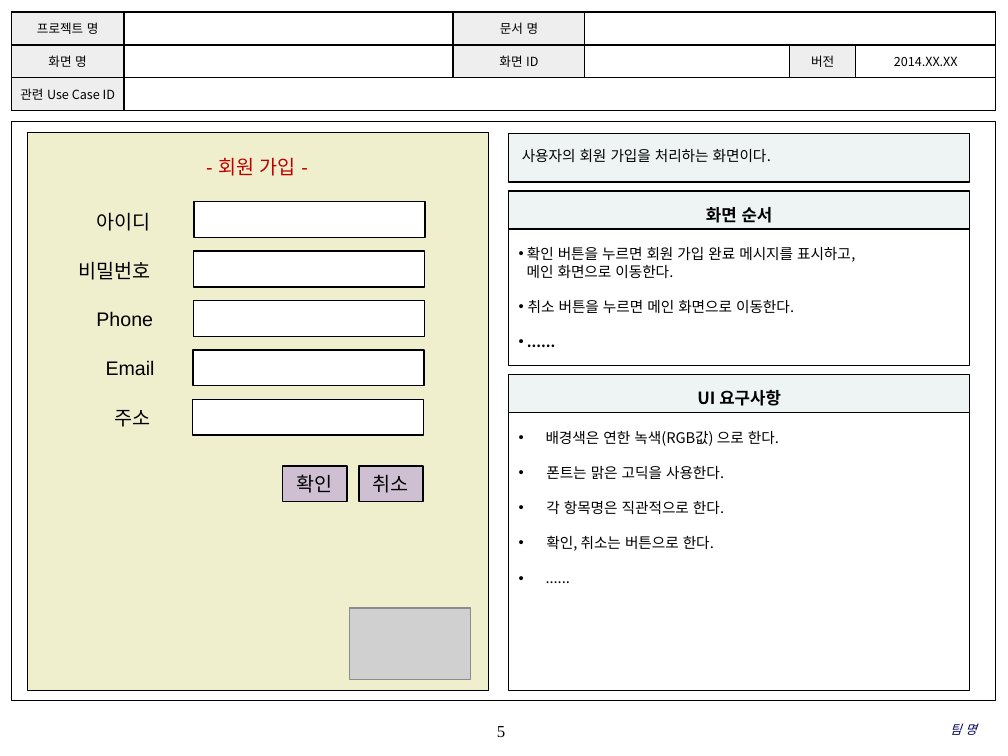
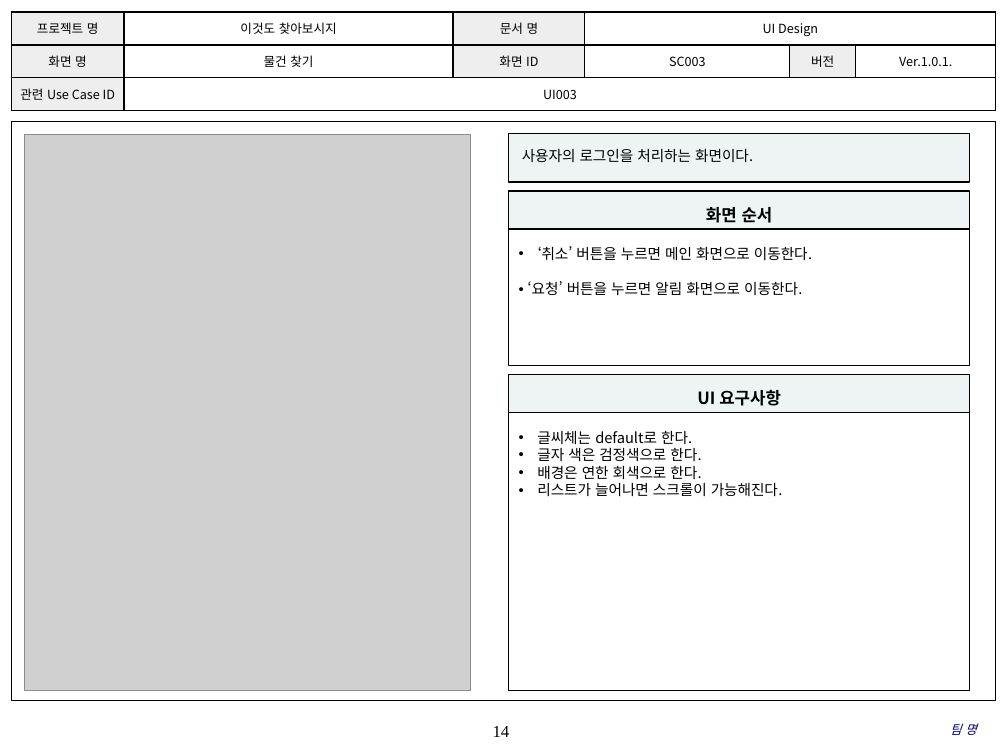
Before and after one commit to SMU-SE-Admin/2018_Capstone_D.VA_Doc, a slide deck: slide 14 of 03 설계/UI Design.pptx (slide 5 before the commit). Drawn at 1008x756 pixels with LibreOffice and Linux fonts; fonts in the diff are those of the drawing; grey boxes stand for pictures; background and template pictures are left out. Boxes give left, top, right and bottom in pixels: in the first picture for what was removed or moved away, otherwise in the second. Text is boxed around its words. In the diff, an @@ line names an element or a change of style, - is before the commit and + after.

```diff
--- a/03 설계/UI Design.pptx
+++ b/03 설계/UI Design.pptx
@@ table at [11,12,995,111] @@
-row 1, column 2: 
+row 1, column 2: 이것도 찾아보시지
-row 1, column 4: 
+row 1, column 4: UI Design
-row 2: 화면 명 |  | 화면 ID |  | 버전 | 2014.XX.XX
+row 2: 화면 명 | 물건 찾기 | 화면 ID | SC003 | 버전 | Ver.1.0.1.
-row 3, column 2: 
+row 3, column 2: UI003
@@ picture added at [24,134,471,690] @@
@@ text in rectangle at [522,149,753,162]: text changed @@
-사용자의 회원 가입을 처리하는 화면이다.
+사용자의 로그인을 처리하는 화면이다.
@@ text in rectangle at [527,246,812,295]: text changed @@
-• 확인 버튼을 누르면 회원 가입 완료 메시지를 표시하고,
-메인 화면으로 이동한다.
-• 취소 버튼을 누르면 메인 화면으로 이동한다.
-• ......
+• ‘취소’ 버튼을 누르면 메인 화면으로 이동한다.
+• ‘요청’ 버튼을 누르면 알림 화면으로 이동한다.
@@ text in rectangle at [537,431,783,496]: text changed @@
-• 배경색은 연한 녹색(RGB값) 으로 한다.
-• 폰트는 맑은 고딕을 사용한다.
-• 각 항목명은 직관적으로 한다.
-• 확인, 취소는 버튼으로 한다.
-• ......
+• 글씨체는 default로 한다.
+• 글자 색은 검정색으로 한다.
+• 배경은 연한 회색으로 한다.
+• 리스트가 늘어나면 스크롤이 가능해진다.
@@ group removed at [27,133,489,690]: 8 rectangles, 6 texts, 1 picture @@
-확인
-- 회원 가입 -
-아이디
-비밀번호
-Phone
-Email
-주소
-취소
@@ page number at [493,726,510,737]: text changed @@
-5
+14
```
Also in this commit, not shown: 4 other slides changed, 13 slides added, 2 slides removed, 29 other files.
